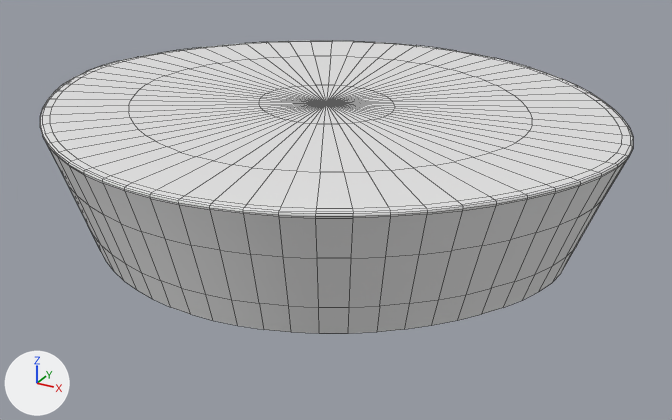
A saved change to the Blender file development/flash/assets/props/button/button.blend.
Both versions are drawn from a camera (50 mm lens) standing at (96.8, -186.4, 67.0) and looking at (4.0, -17.6, -17.4). Arrows for +X, +Y and +Z are at lower left; the lights stay in place. Mesh edges are drawn as thin lines.

Script lines for the objects in view, before the commit:
```python
me_yellow_button = bpy.data.meshes.new('YELLOW_BUTTON')
me_yellow_button.from_pydata(...)  # 641 vertices, 640 faces; spans x -66.0..65.6, y -73.7..44.7, z -21.8..6.1
me_yellow_button.polygons.foreach_set('use_smooth', [True] * 640)
me_yellow_button.materials.append(None)
ob_button = bpy.data.objects.new('Button', me_yellow_button)
ob_button.location = (0.0, 0.0, 0.0)
```
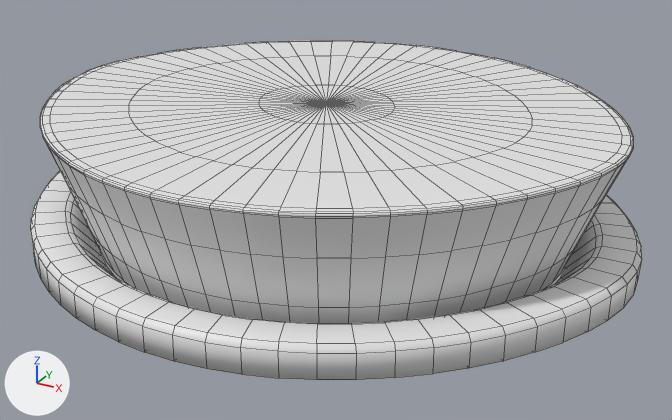
The newer file is also turned or shifted as a whole; pictures and numbers use the older file's frame.

Where the change shows, as pixel boxes (x1, y1, x2, y2) in the pictures (672 x 420 px):
'ButtonPlate', added: after (31, 171, 642, 380)

Edits to the bpy script that builds the scene:
```text
Add me_yellow_button_001:
    me_yellow_button_001.from_pydata(...)  # 384 vertices, 384 faces; spans x -70.5..70.1, y -78.6..47.8, z -0.4..6.3
    me_yellow_button_001.polygons.foreach_set('use_smooth', [True] * 384)
Add ob_buttonplate:
    ob_buttonplate = bpy.data.objects.new('ButtonPlate', me_yellow_button_001)
    ob_buttonplate.location = (0.0, 0.0, -22.5)
```
